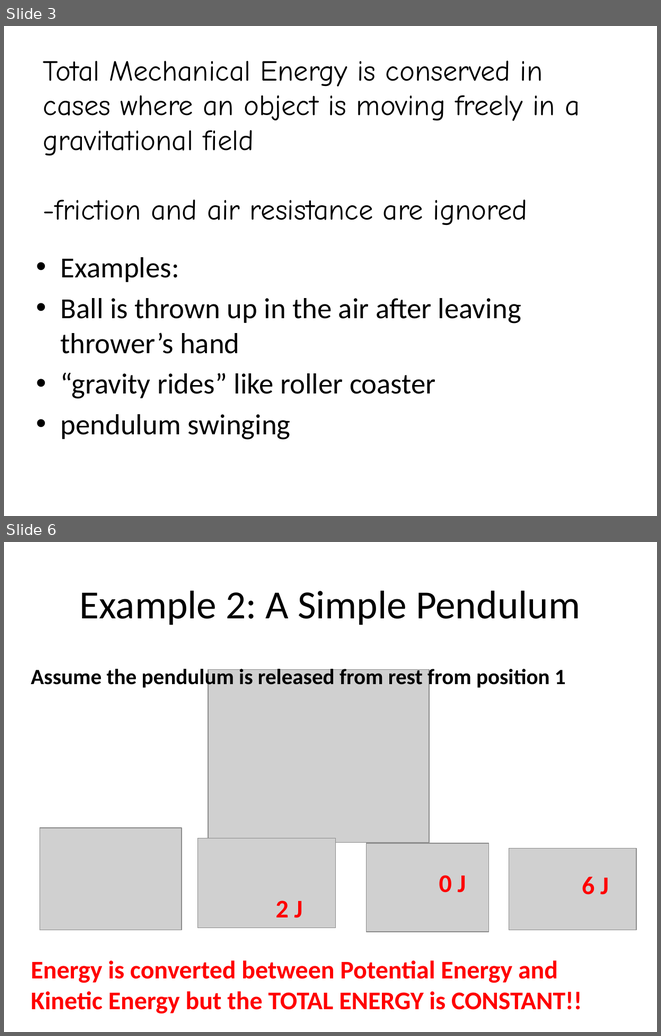
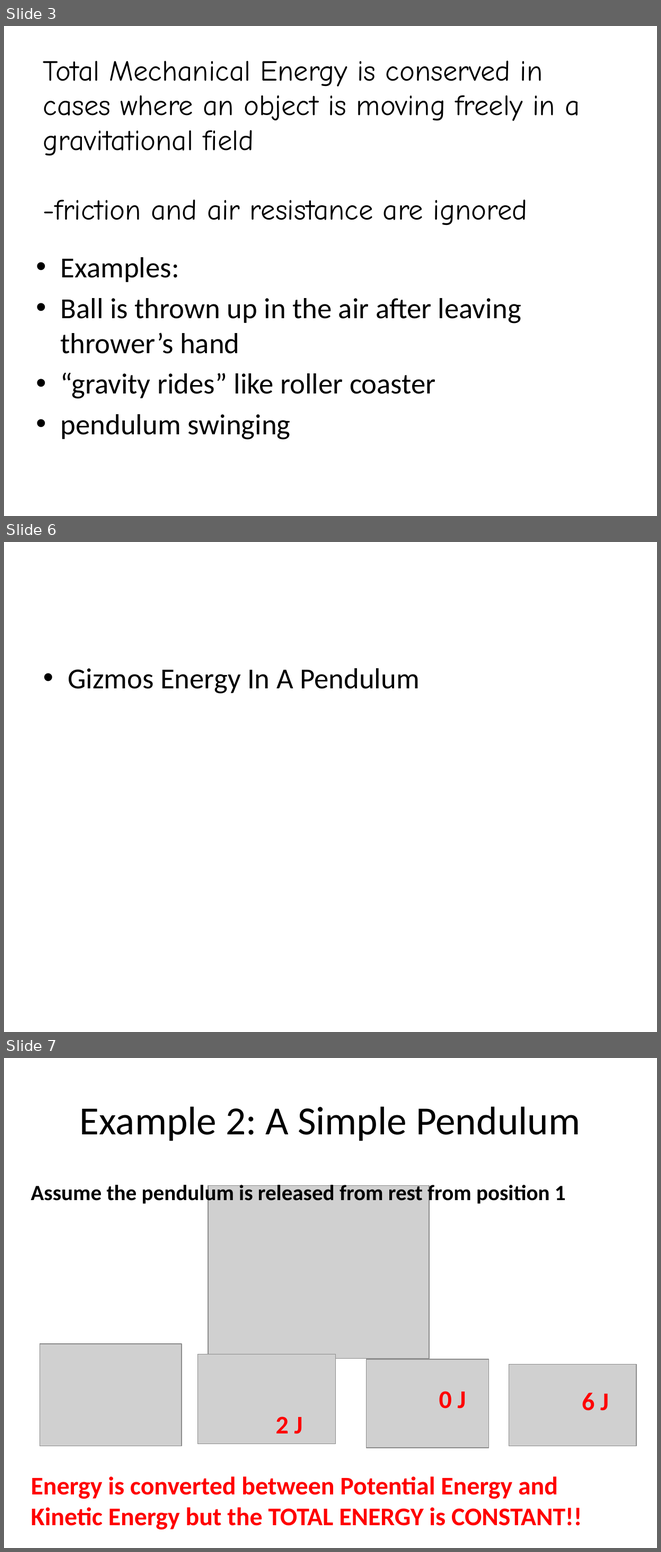
Before and after one commit to Greg5519/SPH3U0, a slide deck: Unit 5 Energy/Day05_ConservationOfEnergy/ConservationOfMechanicalEnergy.pptx. Shown one above the other, each under a label of ours: slides 3 and 6 before the commit, slides 3, 6 and 7 after it; the slides between them are not shown. The pictures are 661x1036 and 661x1552 pixels, drawn with LibreOffice and Linux fonts; fonts in the diff are those of the drawing; grey boxes stand for pictures. Boxes give left, top, right and bottom in pixels: in the first picture for what was removed or moved away, otherwise in the second. Text is boxed around its words. In the diff, an @@ line names an element or a change of style, - is before the commit and + after.

```diff
--- a/Unit 5 Energy/Day05_ConservationOfEnergy/ConservationOfMechanicalEnergy.pptx
+++ b/Unit 5 Energy/Day05_ConservationOfEnergy/ConservationOfMechanicalEnergy.pptx
@@ slide 6 added at (4, 542, 657, 1032), background #FFFFFF @@
@@ text added at (68, 668, 420, 694), 32 pt, text #000000 @@
+• Gizmos Energy In A Pendulum
@@ what was slide 6 is now slide 7 @@
```
Also in this commit, not shown: 3 slides changed, 5 other files.
